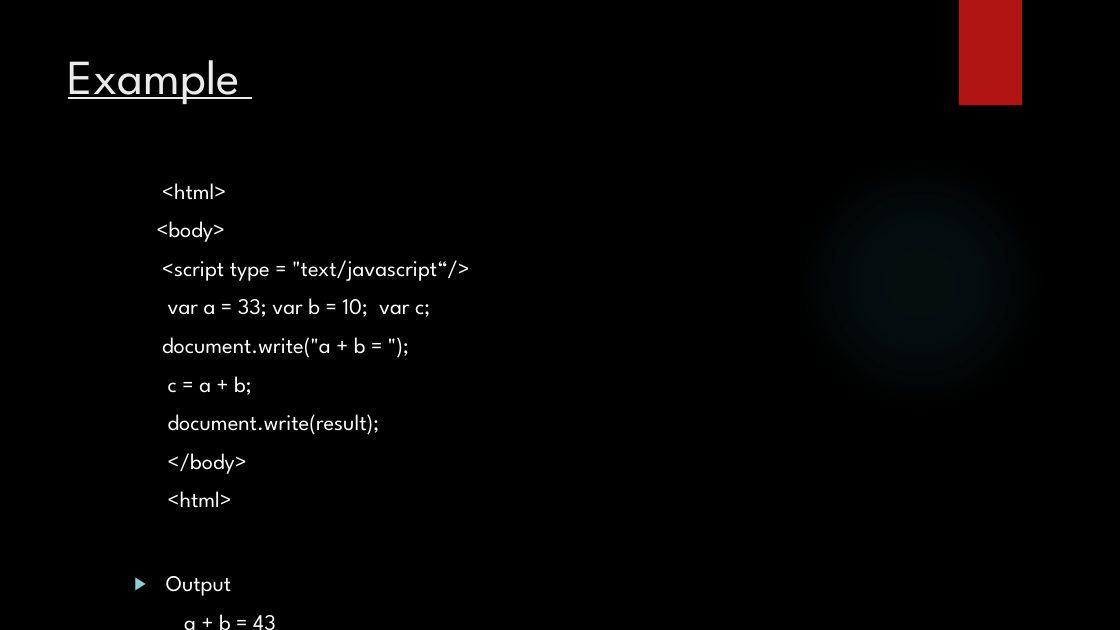
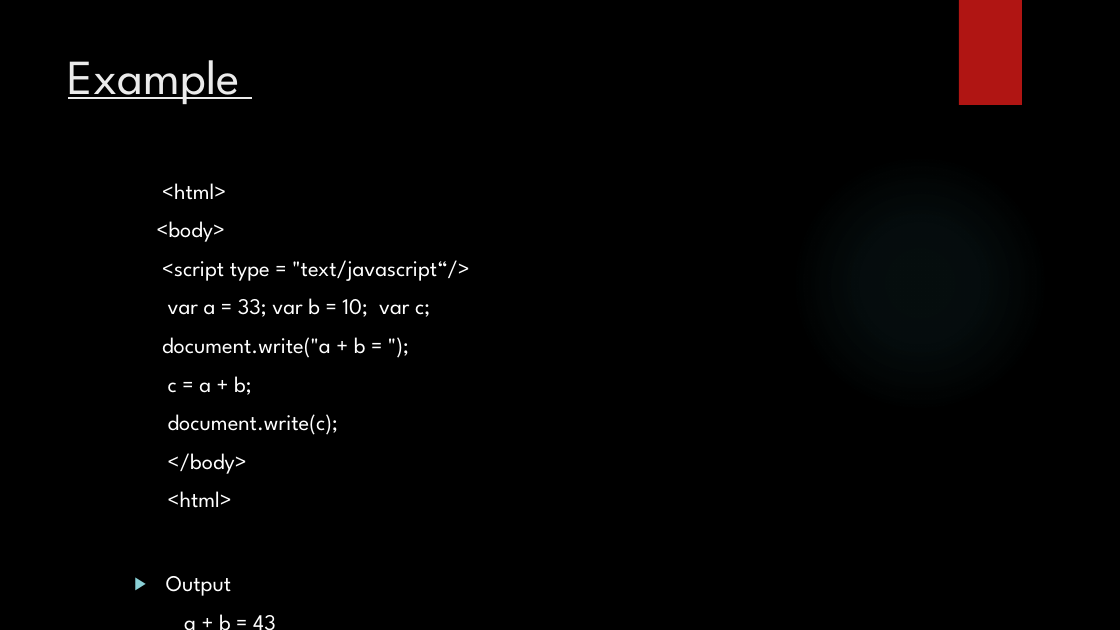
Before and after one commit to prashanthr036/qUnit-WS, a slide deck: slide 10 of docs/TestingQunit.pptx. Drawn at 1120x630 pixels with LibreOffice and Linux fonts; fonts in the diff are those of the drawing; background and template pictures are left out. Boxes give left, top, right and bottom in pixels: in the first picture for what was removed or moved away, otherwise in the second. Text is boxed around its words. In the diff, an @@ line names an element or a change of style, - is before the commit and + after.

```diff
--- a/docs/TestingQunit.pptx
+++ b/docs/TestingQunit.pptx
@@ text at (168,414,338,435): text changed @@
-document.write(result);
+document.write(c);
```
Also in this commit, not shown: 2 other slides changed.
